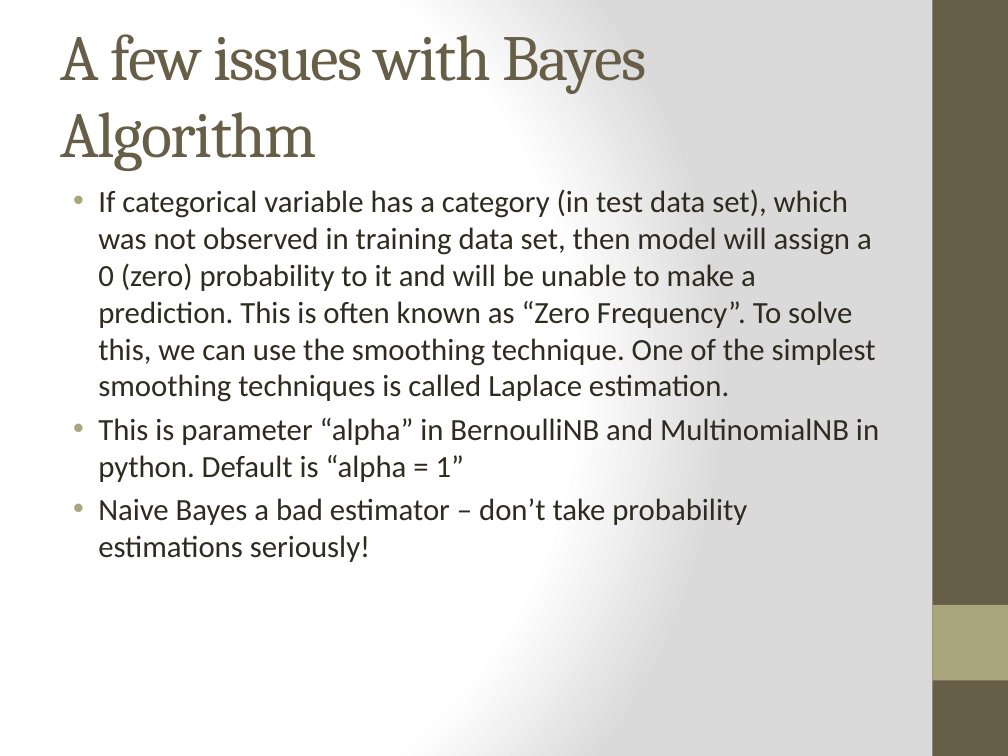
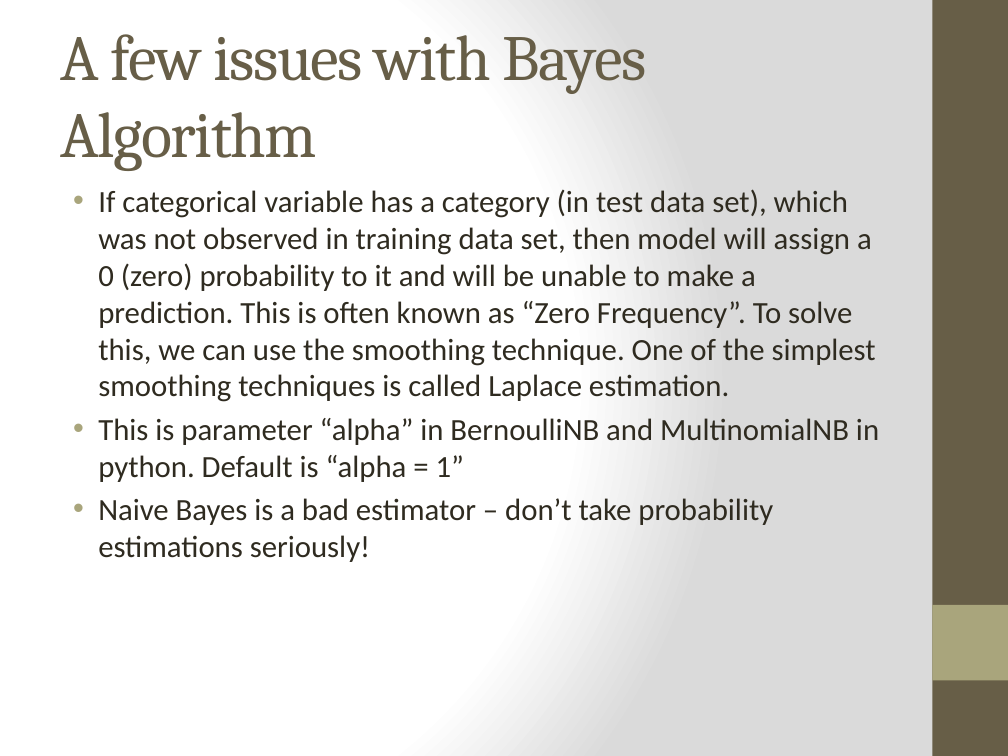
Before and after one commit to prymnumber/DS-SF-24, a slide deck: slide 10 of Lecture Notes-Slides/Lecture 17.pptx. Drawn at 1008x756 pixels with LibreOffice and Linux fonts; fonts in the diff are those of the drawing. Boxes give left, top, right and bottom in pixels: in the first picture for what was removed or moved away, otherwise in the second. Text is boxed around its words. In the diff, an @@ line names an element or a change of style, - is before the commit and + after.

```diff
--- a/Lecture Notes-Slides/Lecture 17.pptx
+++ b/Lecture Notes-Slides/Lecture 17.pptx
@@ text at (98,498,773,562): text changed @@
-• Naive Bayes a bad estimator – don’t take probability estimations seriously!
+• Naive Bayes is a bad estimator – don’t take probability estimations seriously!
```
Also in this commit, not shown: 5 other slides changed, 9 other files.
